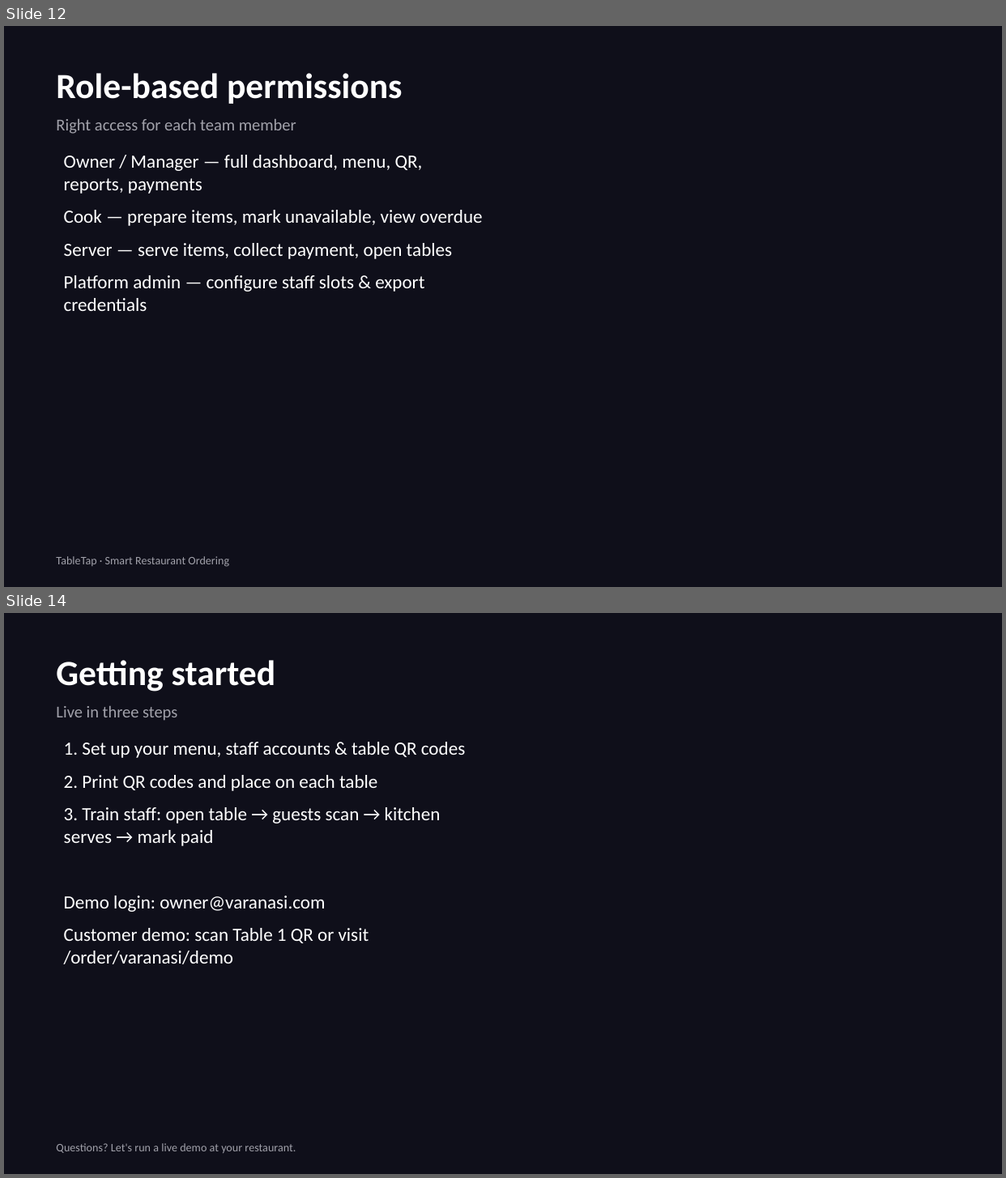
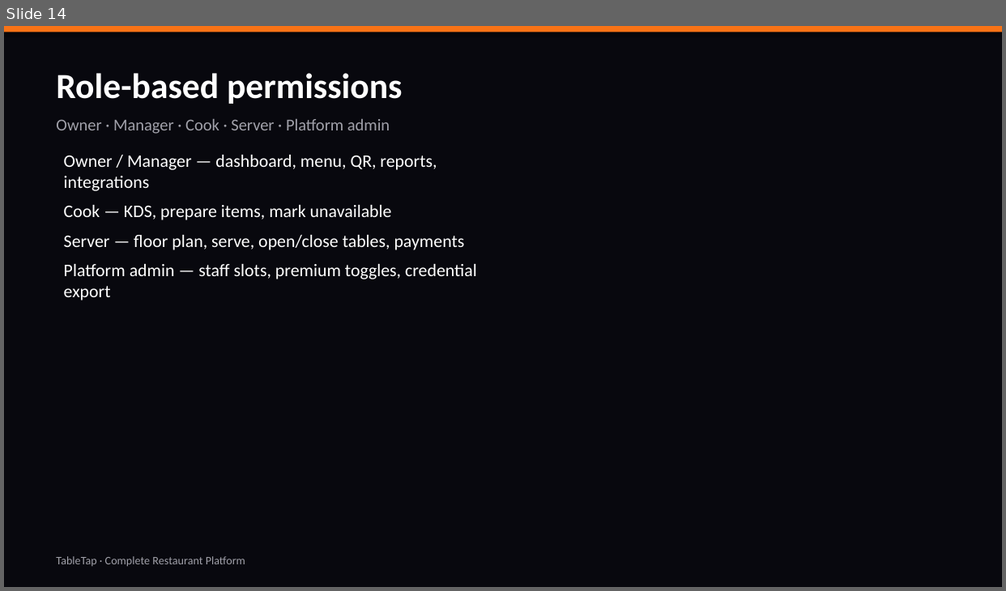
Before and after one commit to chandrasheker/order-on-the-fly, a slide deck: presentation/TableTap-Restaurant-Owner-Detailed-Deck.pptx. Shown one above the other, each under a label of ours: slides 12 and 14 before the commit, slide 14 after it; the slides between them are not shown. The pictures are 1006x1178 and 1006x591 pixels, drawn with LibreOffice and Linux fonts; fonts in the diff are those of the drawing. Boxes give left, top, right and bottom in pixels: in the first picture for what was removed or moved away, otherwise in the second. Text is boxed around its words. In the diff, an @@ line names an element or a change of style, - is before the commit and + after.

```diff
--- a/presentation/TableTap-Restaurant-Owner-Detailed-Deck.pptx
+++ b/presentation/TableTap-Restaurant-Owner-Detailed-Deck.pptx
@@ slide 14 removed at bbox=[4, 613, 1002, 1174], background #0F0F1A @@
@@ text removed at bbox=[56, 660, 275, 721] @@
-Getting started
-Live in three steps
@@ text removed at bbox=[64, 742, 465, 965] @@
-1. Set up your menu, staff accounts & table QR codes
-2. Print QR codes and place on each table
-3. Train staff: open table → guests scan → kitchen serves → mark paid
-Demo login: owner@varanasi.com
-Customer demo: scan Table 1 QR or visit /order/varanasi/demo
@@ text removed at bbox=[56, 1144, 296, 1153] @@
-Questions? Let's run a live demo at your restaurant.
@@ what was slide 12 is now slide 14 @@
@@ slide 14 changed as well @@
@@ background #0F0F1A to #08080E @@
@@ rectangle added at bbox=[4, 26, 1002, 32], fill #F97316 @@
@@ text at bbox=[56, 119, 390, 134]: text changed @@
-Right access for each team member
+Owner · Manager · Cook · Server · Platform admin
@@ text at bbox=[64, 155, 477, 301]: text changed; size 18 to 17 pt @@
-Owner / Manager — full dashboard, menu, QR, reports, payments
-Cook — prepare items, mark unavailable, view overdue
-Server — serve items, collect payment, open tables
-Platform admin — configure staff slots & export credentials
+Owner / Manager — dashboard, menu, QR, reports, integrations
+Cook — KDS, prepare items, mark unavailable
+Server — floor plan, serve, open/close tables, payments
+Platform admin — staff slots, premium toggles, credential export
@@ text at bbox=[56, 557, 245, 566]: text changed @@
-TableTap · Smart Restaurant Ordering
+TableTap · Complete Restaurant Platform
```
Also in this commit, not shown: 4 other slides changed, 13 slides added, 9 other slides removed, 11 other files.
